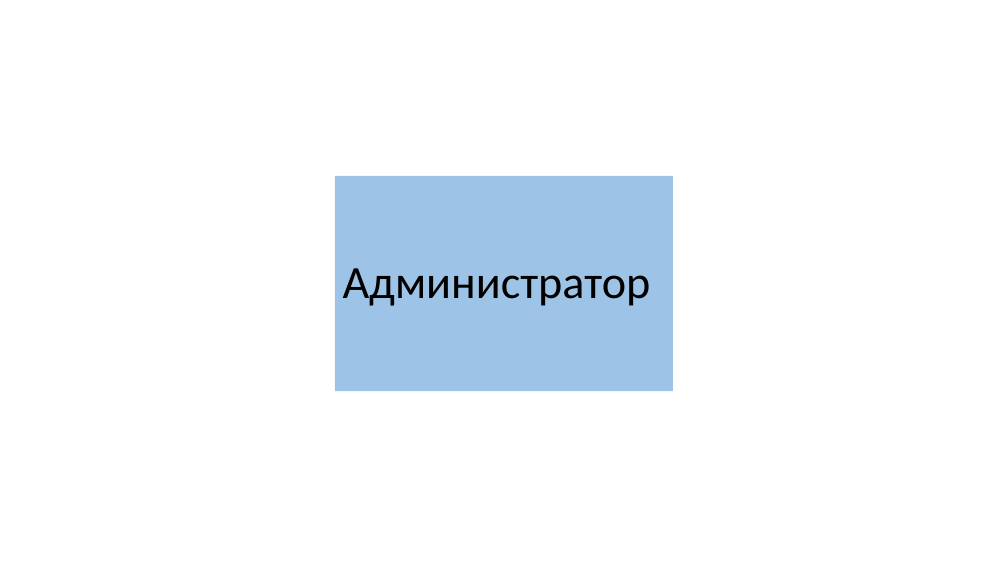
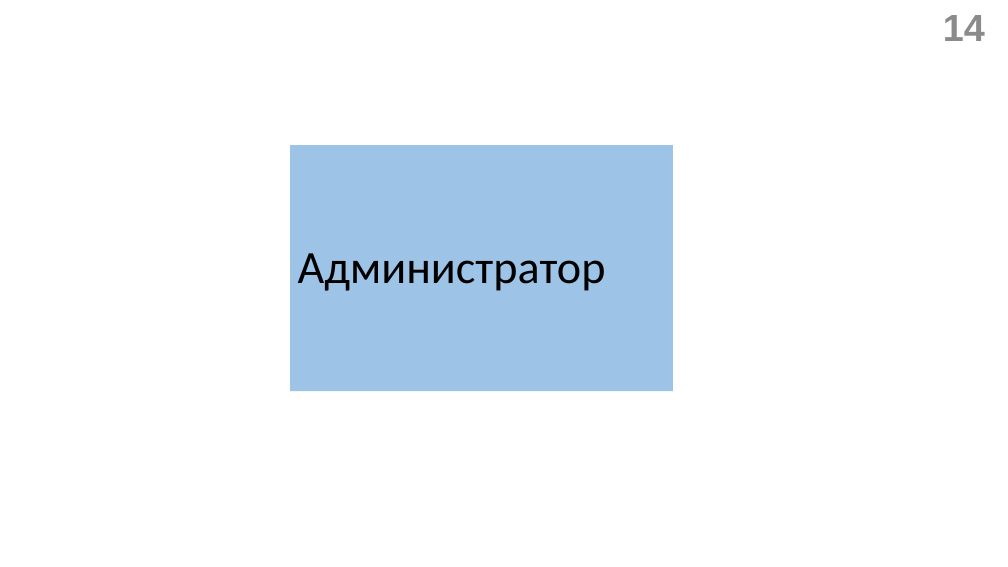
Before and after one commit to gromov-nikita/diplomHUB, a slide deck: slide 14 of diplom v2.0/doc/Презентация.pptx. Drawn at 1008x567 pixels with LibreOffice and Linux fonts; fonts in the diff are those of the drawing. Boxes give left, top, right and bottom in pixels: in the first picture for what was removed or moved away, otherwise in the second. Text is boxed around its words. In the diff, an @@ line names an element or a change of style, - is before the commit and + after.

```diff
--- a/diplom v2.0/doc/Презентация.pptx
+++ b/diplom v2.0/doc/Презентация.pptx
@@ page number added at (x1=943, y1=15, x2=985, y2=41), 36 pt, text #8C8C8C, bold @@
+14
@@ rectangle "Администратор" resized from (x1=335, y1=176, x2=673, y2=392) to (x1=290, y1=145, x2=673, y2=391) @@
```
Also in this commit, not shown: 19 other slides changed, 1 other file.
